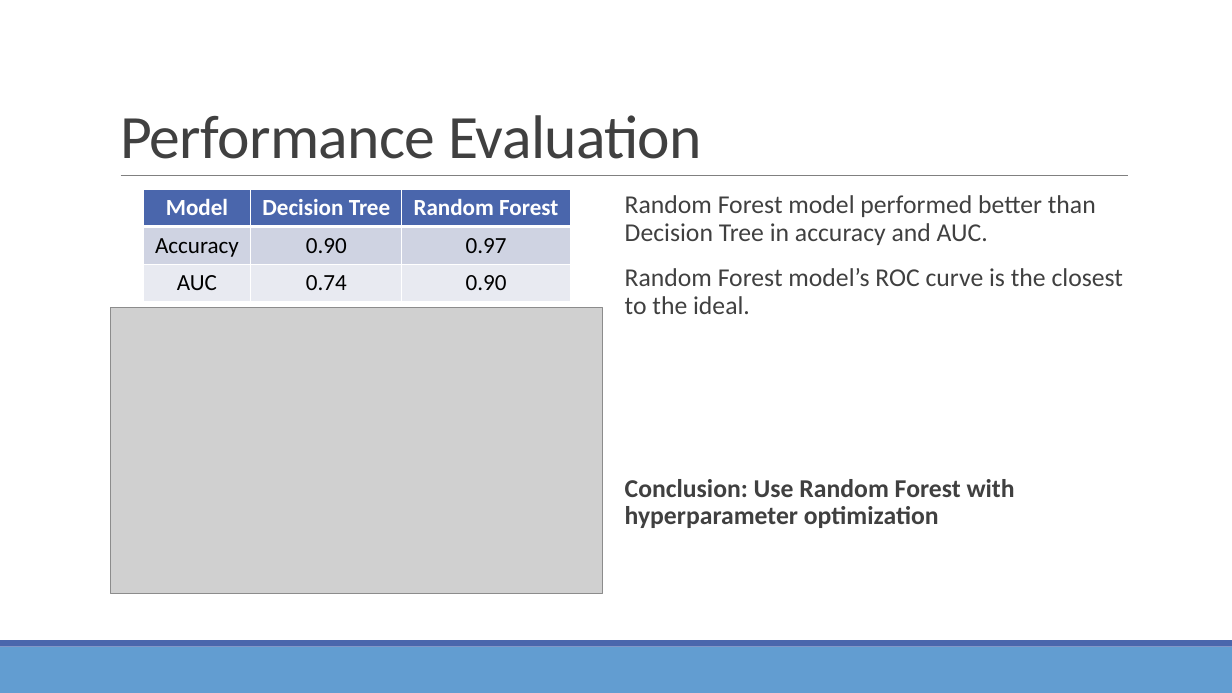
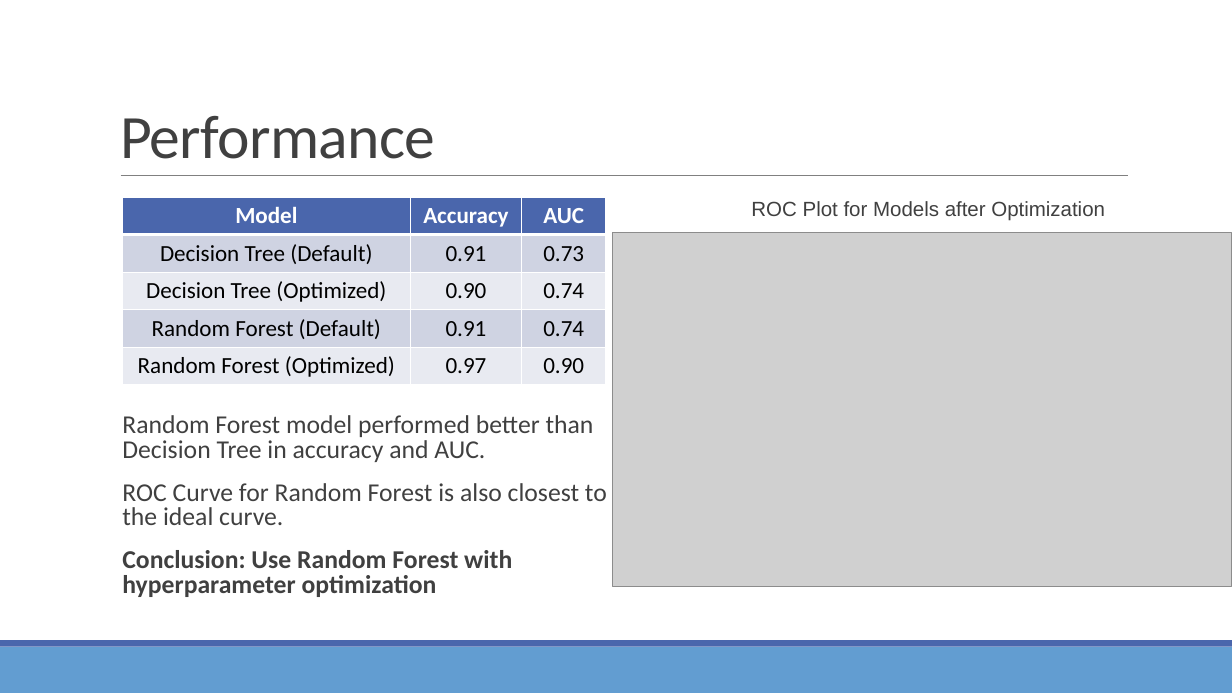
Before and after one commit to yelaura/r-assignments, a slide deck: slide 13 of Practical Machine Learning/Optimizing Decision Trees and Random Forest Models.pptx (slide 10 before the commit). Drawn at 1232x693 pixels with LibreOffice and Linux fonts; fonts in the diff are those of the drawing; grey boxes stand for pictures. Boxes give left, top, right and bottom in pixels: in the first picture for what was removed or moved away, otherwise in the second. Text is boxed around its words. In the diff, an @@ line names an element or a change of style, - is before the commit and + after.

```diff
--- a/Practical Machine Learning/Optimizing Decision Trees and Random Forest Models.pptx
+++ b/Practical Machine Learning/Optimizing Decision Trees and Random Forest Models.pptx
@@ title at box(120, 116, 435, 159): text changed @@
-Performance Evaluation
+Performance
@@ table at box(122, 197, 605, 384) @@
-row 1: Model | Decision Tree | Random Forest
-row 2: Accuracy | 0.90 | 0.97
-row 3: AUC | 0.74 | 0.90
+row 1: Model | Accuracy | AUC
+row 2: Decision Tree (Default) | 0.91 | 0.73
+row 3: Decision Tree (Optimized) | 0.90 | 0.74
+row 4: Random Forest (Default) | 0.91 | 0.74
+row 5: Random Forest (Optimized) | 0.97 | 0.90
@@ table: place and size @@
-table at box(143, 189, 571, 301)
+table at box(122, 197, 605, 384)
@@ text added at box(751, 201, 1105, 221), 16 pt, text #404040 @@
+ROC Plot for Models after Optimization
@@ picture: place and size @@
-picture at box(111, 307, 603, 593)
+picture at box(613, 233, 1232, 587)
@@ text at box(122, 415, 594, 597): line spacing 0.9 to 0.8 @@
@@ text "Random Forest model performed better ...": place and size @@
-text "Random Forest model performed better ..." at box(625, 195, 1123, 528)
+text "Random Forest model performed better ..." at box(122, 415, 607, 597)
@@ text at box(122, 483, 607, 525): text changed @@
-Random Forest model’s ROC curve is the closest to the ideal.
+ROC Curve for Random Forest is also closest to the ideal curve.
```
Also in this commit, not shown: 5 other slides changed, 4 slides added.
